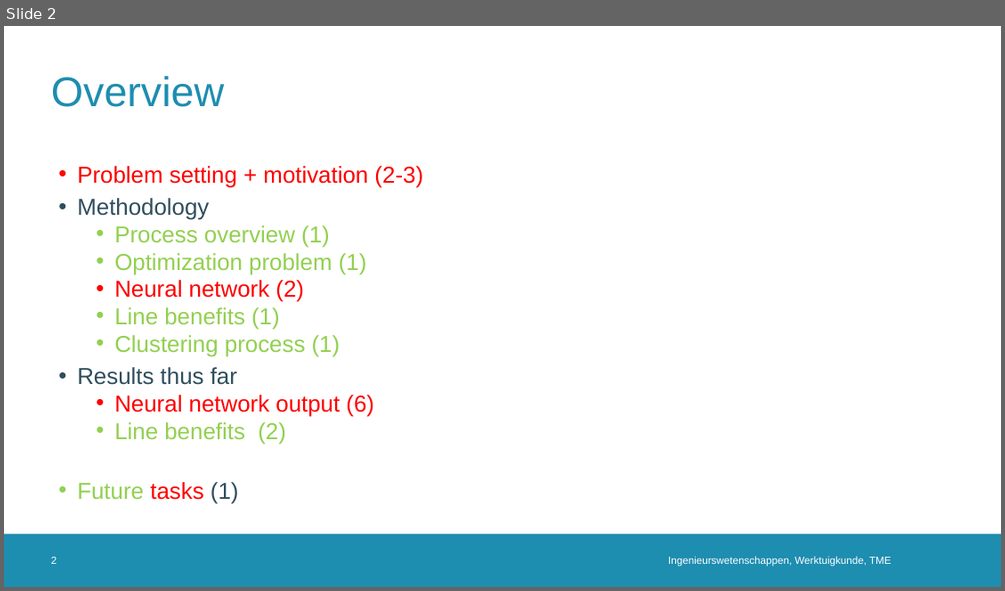
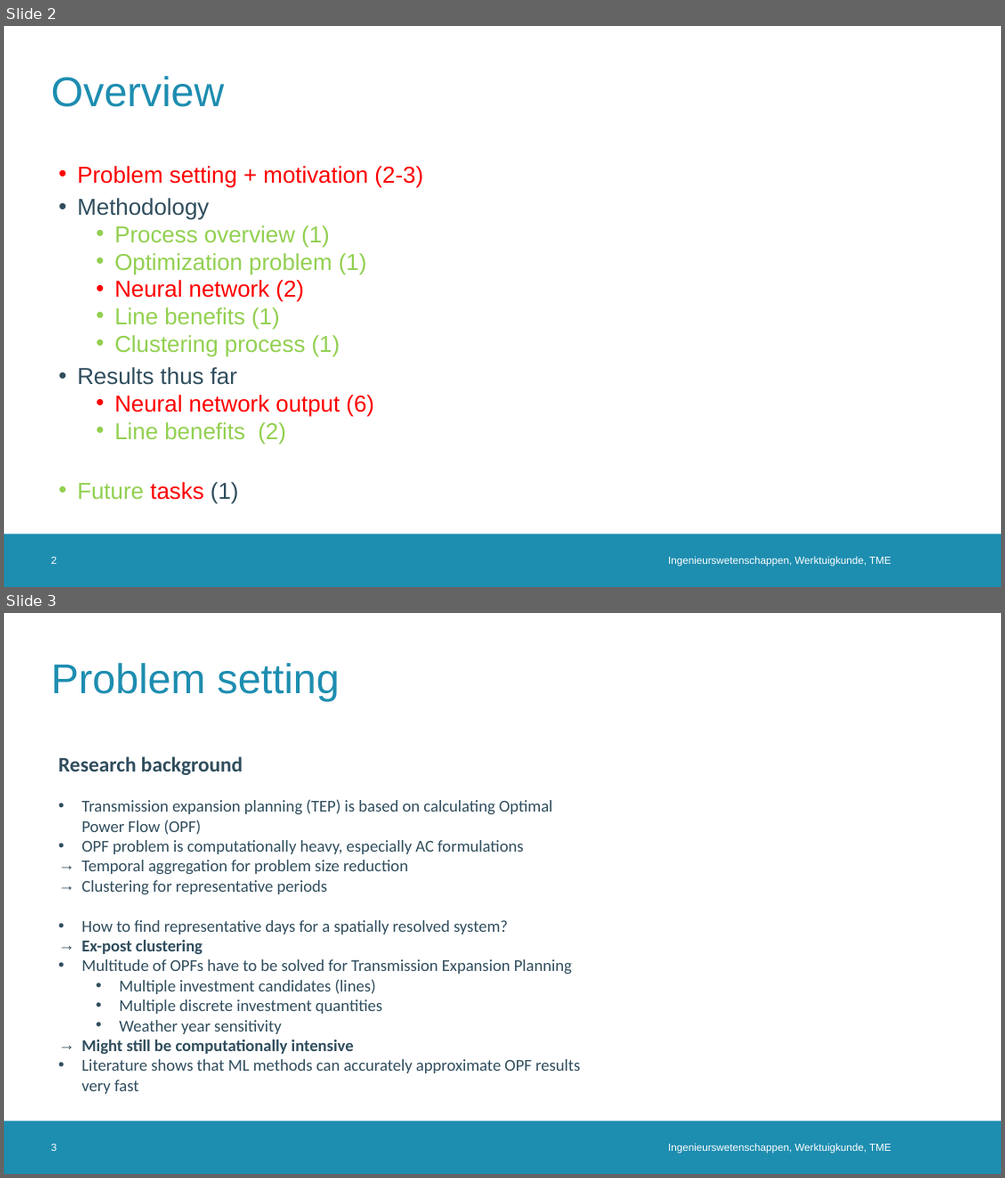
Before and after one commit to erikfilias/JointResearch, a slide deck: 02. Presentations/PresentationGroup.pptx. Shown one above the other, each under a label of ours: slide 2 before the commit, slides 2 and 3 after it. The pictures are 1005x591 and 1005x1178 pixels, drawn with LibreOffice and Linux fonts; fonts in the diff are those of the drawing; background and template pictures are left out. Boxes give left, top, right and bottom in pixels: in the first picture for what was removed or moved away, otherwise in the second. Text is boxed around its words. In the diff, an @@ line names an element or a change of style, - is before the commit and + after.

Commit message:
Background slide

```diff
--- a/02. Presentations/PresentationGroup.pptx
+++ b/02. Presentations/PresentationGroup.pptx
@@ slide 3 added at (x1=4, y1=613, x2=1001, y2=1174), background #FFFFFF; not listed: 1 template element that a slide beside it also shows @@
@@ title added at (x1=51, y1=663, x2=339, y2=701), 40 pt, text #1D8DB0 @@
+Problem setting
@@ text added at (x1=58, y1=756, x2=580, y2=1094), 16 pt, text #2F4D5D @@
+Research background
+• Transmission expansion planning (TEP) is based on calculating Optimal Power Flow (OPF)
+• OPF problem is computationally heavy, especially AC formulations
+→ Temporal aggregation for problem size reduction
+→ Clustering for representative periods
+• How to find representative days for a spatially resolved system?
+→ Ex-post clustering
+• Multitude of OPFs have to be solved for Transmission Expansion Planning
+  • Multiple investment candidates (lines)
+  • Multiple discrete investment quantities
+  • Weather year sensitivity
+→ Might still be computationally intensive
+• Literature shows that ML methods can accurately approximate OPF results very fast
@@ page number added at (x1=51, y1=1143, x2=57, y2=1151), 10 pt, text #FFFFFF @@
+3
@@ text added at (x1=668, y1=1143, x2=891, y2=1153), 10 pt, text #FFFFFF @@
+Ingenieurswetenschappen, Werktuigkunde, TME
```
Also in this commit, not shown: 1 slide changed, 1 other slide added.
